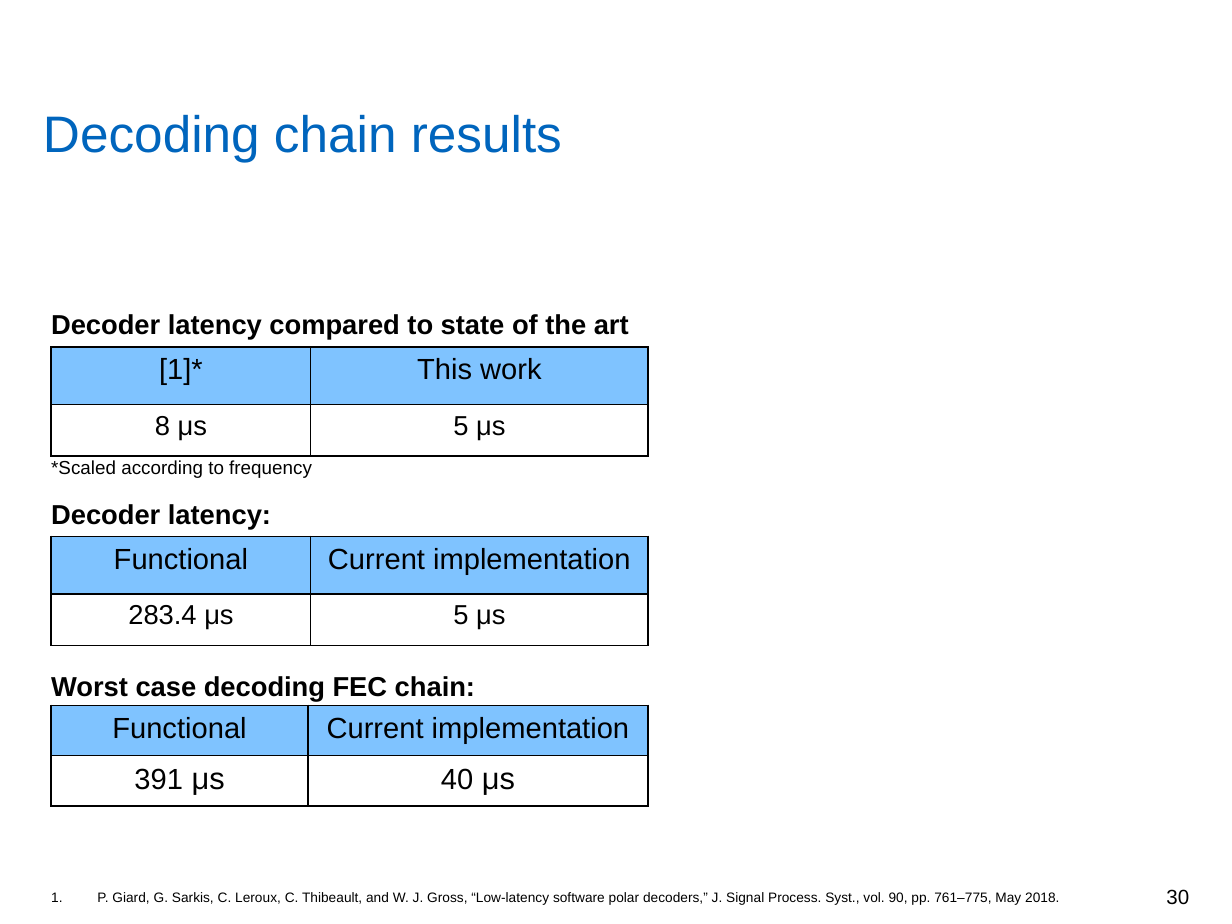
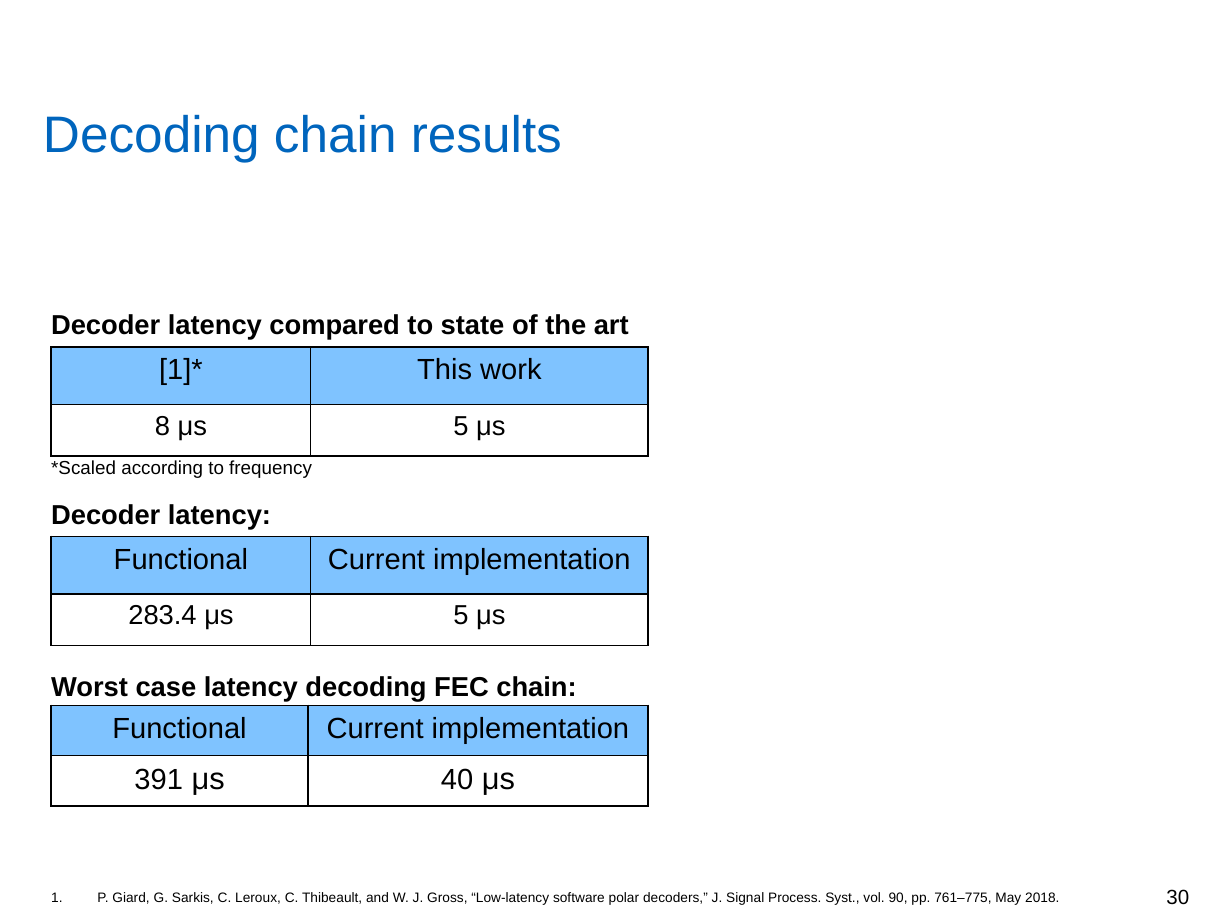
Before and after one commit to yadhu1961/thesis_5GPolorCodes, a slide deck: slide 30 of final_presentation/finalPpt1.1.pptx. Drawn at 1232x924 pixels with LibreOffice and Linux fonts; fonts in the diff are those of the drawing; grey boxes stand for pictures; background and template pictures are left out. Boxes give left, top, right and bottom in pixels: in the first picture for what was removed or moved away, otherwise in the second. Text is boxed around its words. In the diff, an @@ line names an element or a change of style, - is before the commit and + after.

```diff
--- a/final_presentation/finalPpt1.1.pptx
+++ b/final_presentation/finalPpt1.1.pptx
@@ text at (51,676,576,702): text changed @@
-Worst case decoding FEC chain:
+Worst case latency decoding FEC chain:
```
Also in this commit, not shown: 13 other slides changed, 2 other files.
